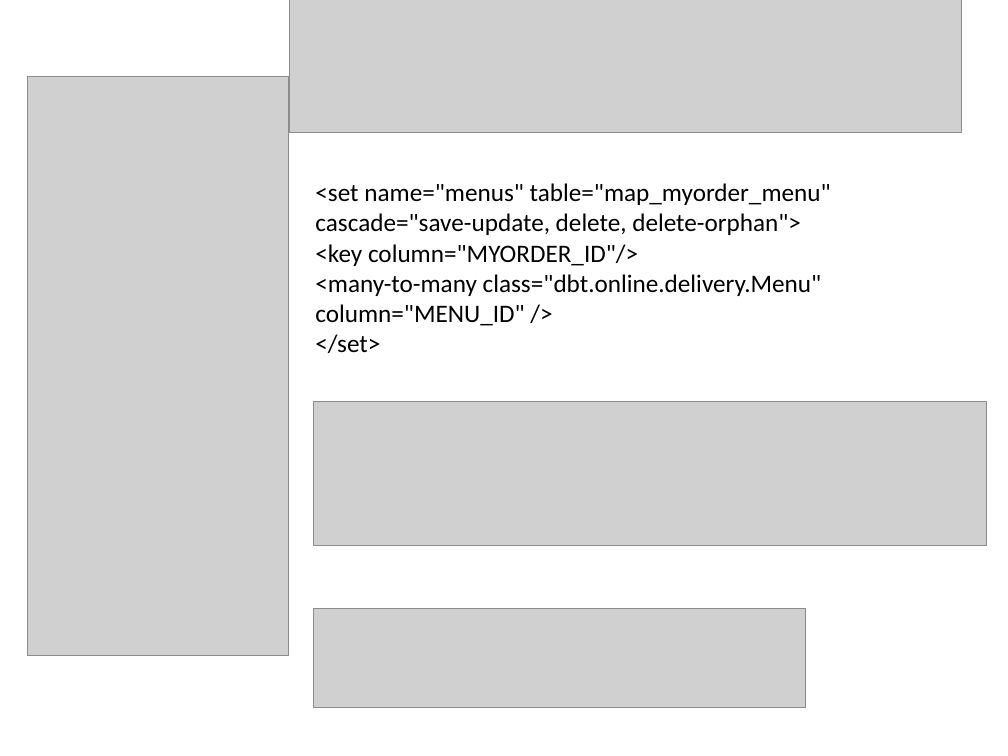
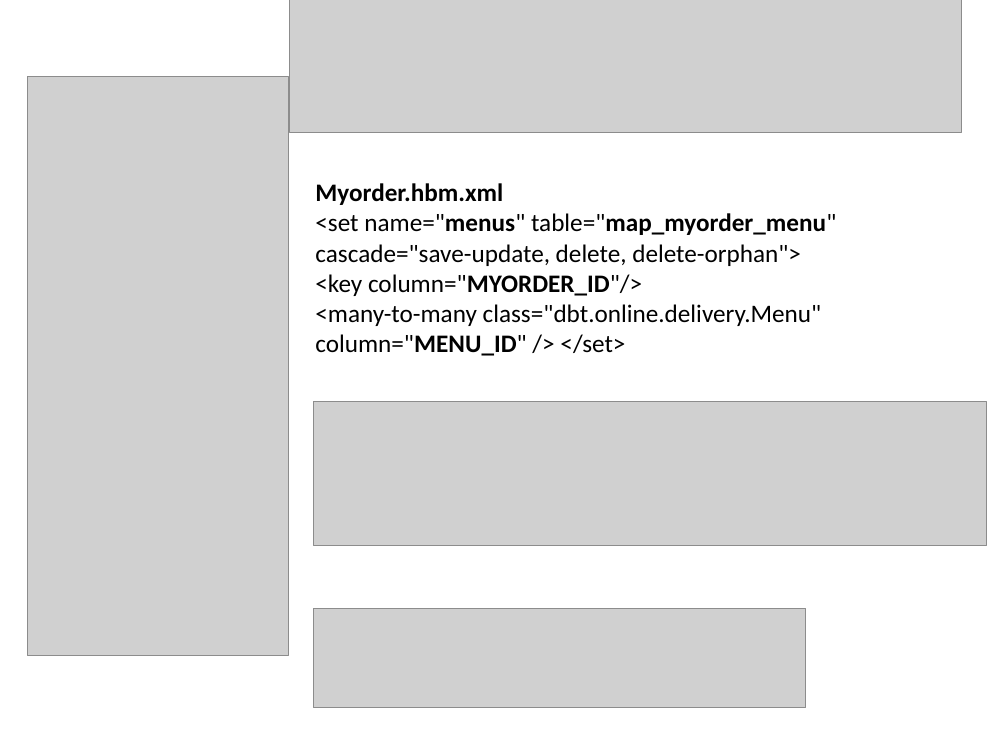
Before and after one commit to hagenduk/DBT, a slide deck: slide 2 of src/uml/create_tables.pptx (slide 3 before the commit). Drawn at 1008x756 pixels with LibreOffice and Linux fonts; fonts in the diff are those of the drawing; grey boxes stand for pictures. Boxes give left, top, right and bottom in pixels: in the first picture for what was removed or moved away, otherwise in the second. Text is boxed around its words. In the diff, an @@ line names an element or a change of style, - is before the commit and + after.

```diff
--- a/src/uml/create_tables.pptx
+++ b/src/uml/create_tables.pptx
@@ text at [315, 183, 503, 205]: paragraph added @@
+Myorder.hbm.xml
@@ text at [315, 213, 836, 296]: bold on in "name="menus" table="map_myorder_menu"", "column="MYORDER_ID"/>" @@
@@ text at [315, 304, 822, 356]: text changed @@
-<many-to-many class="dbt.online.delivery.Menu" column="MENU_ID" />
-</set>
+<many-to-many class="dbt.online.delivery.Menu" column="MENU_ID" /> </set>
```
Also in this commit, not shown: 2 other slides changed, 1 slide removed, 1 other file.
